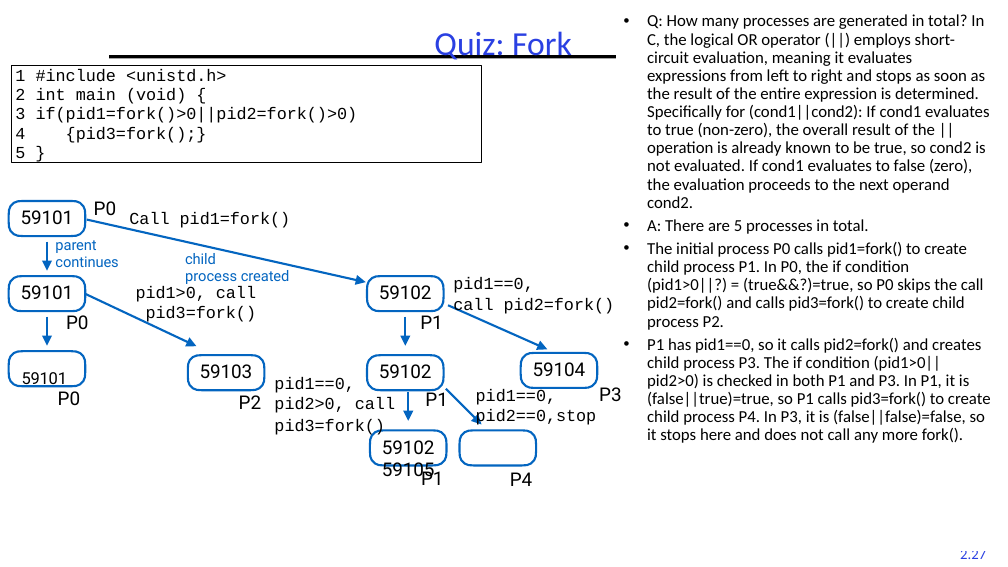
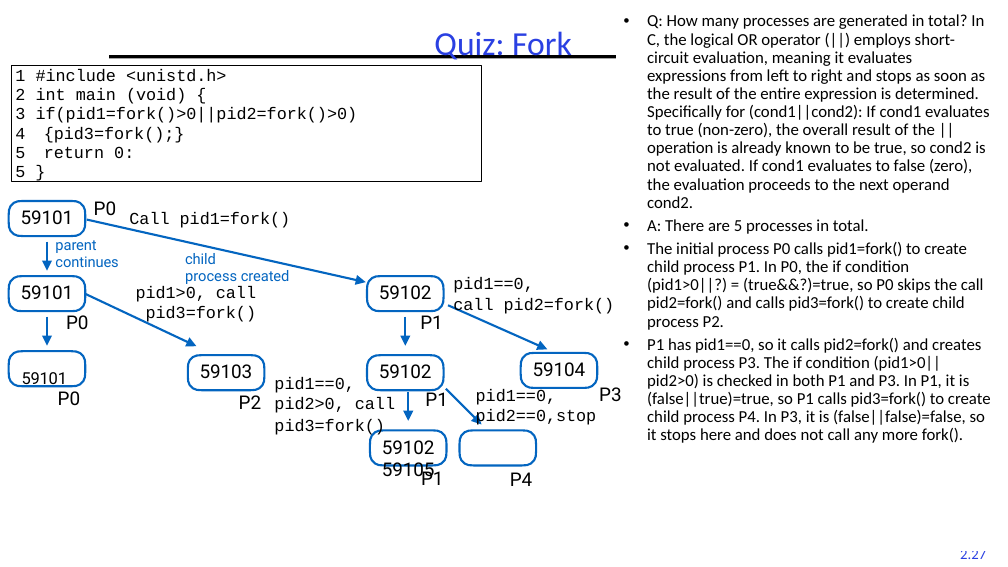
Before and after one commit to guhofstra/CSC256Fa25, a slide deck: slide 27 of PPTs/L2-Processes Threads.pptx. Drawn at 1008x567 pixels with LibreOffice and Linux fonts; fonts in the diff are those of the drawing. Boxes give left, top, right and bottom in pixels: in the first picture for what was removed or moved away, otherwise in the second. Text is boxed around its words. In the diff, an @@ line names an element or a change of style, - is before the commit and + after.

```diff
--- a/PPTs/L2-Processes Threads.pptx
+++ b/PPTs/L2-Processes Threads.pptx
@@ rectangle "1 #include <unistd.h>": place and size @@
-rectangle "1 #include <unistd.h>" at [11, 66, 482, 163]
+rectangle "1 #include <unistd.h>" at [11, 66, 482, 182]
@@ text in rectangle at [44, 127, 185, 158]: text changed @@
-4 {pid3=fork();}
+4 {pid3=fork();}
+5 return 0:
```
Also in this commit, not shown: 1 other slide changed, 1 slide added, 19 other files.
